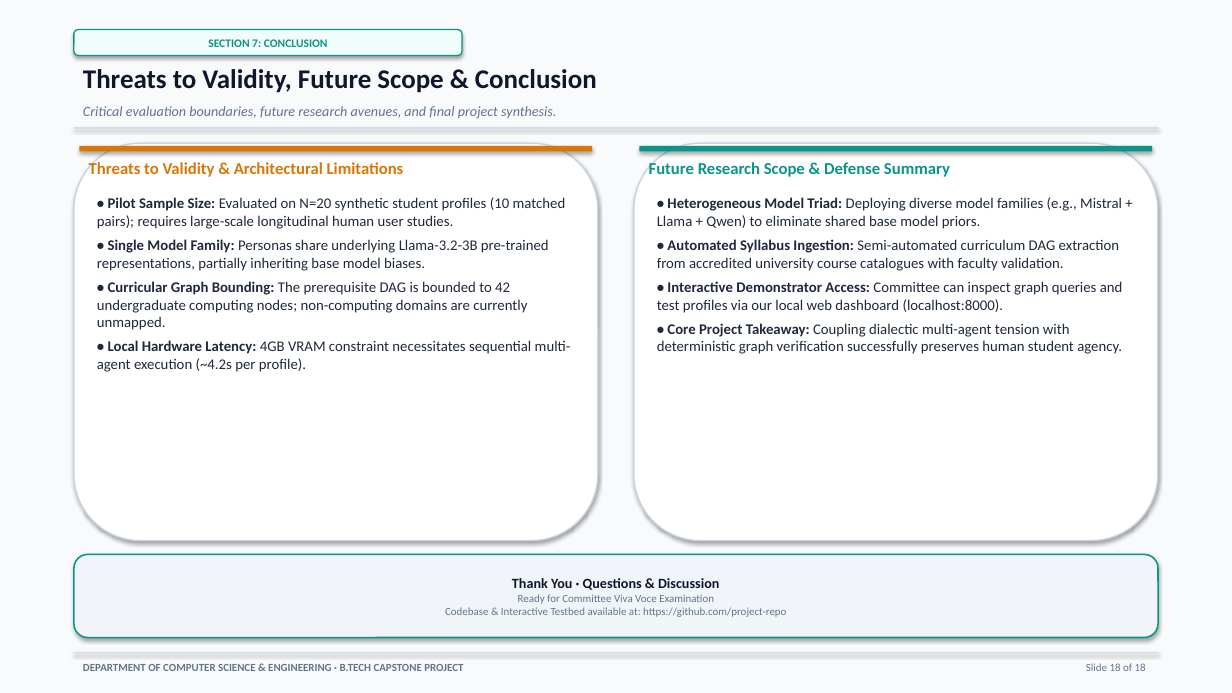
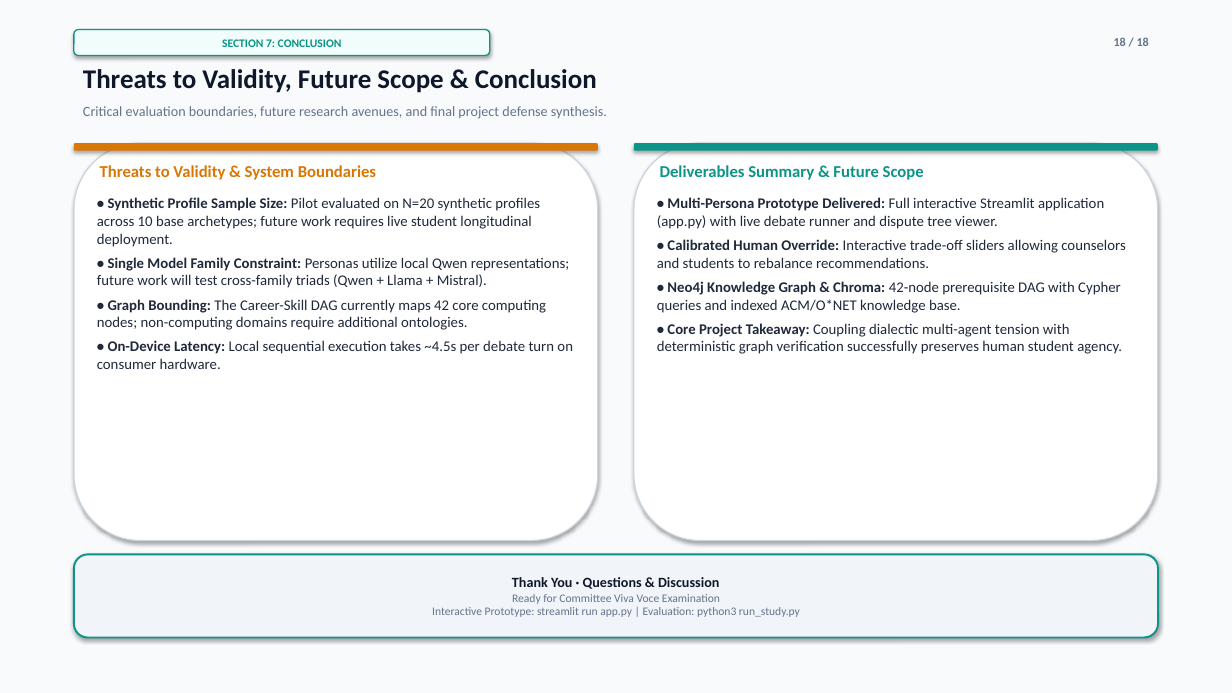
Before and after one commit to parth2024-tech/rai-project, a slide deck: slide 18 of Final_Presentation.pptx. Drawn at 1232x693 pixels with LibreOffice and Linux fonts; fonts in the diff are those of the drawing. Boxes give left, top, right and bottom in pixels: in the first picture for what was removed or moved away, otherwise in the second. Text is boxed around its words. In the diff, an @@ line names an element or a change of style, - is before the commit and + after.

Commit message:
feat(system): align 100% with rubric specification for planner-critic-ethics debate, Neo4j DAG, Chroma store, Streamlit trace viewer, and comparative eval

```diff
--- a/Final_Presentation.pptx
+++ b/Final_Presentation.pptx
@@ rounded rectangle "SECTION 7: CONCLUSION": place and size @@
-rounded rectangle "SECTION 7: CONCLUSION" at [74,30,462,55]
+rounded rectangle "SECTION 7: CONCLUSION" at [74,30,490,55]
@@ text at [1114,37,1149,46]: text changed; size 8.5 to 9.5 pt; bold on @@
-Slide 18 of 18
+18 / 18
@@ text at [83,106,607,119]: text changed; italic off @@
-Critical evaluation boundaries, future research avenues, and final project synthesis.
+Critical evaluation boundaries, future research avenues, and final project defense synthesis.
@@ rounded rectangle at [74,143,598,541]: outline #CBD5E1 1.1 pt to #CBD5E1 1 pt @@
@@ rounded rectangle: place and size @@
-rounded rectangle at [79,146,592,152]
+rounded rectangle at [74,143,598,151]
@@ rounded rectangle at [74,143,598,151]: rectangle to rounded rectangle @@
@@ rectangle removed at [74,128,1158,128] @@
@@ rounded rectangle at [634,143,1158,541]: outline #CBD5E1 1.1 pt to #CBD5E1 1 pt @@
@@ rounded rectangle at [634,143,1158,151]: rectangle to rounded rectangle @@
@@ rounded rectangle: place and size @@
-rounded rectangle at [640,146,1153,152]
+rounded rectangle at [634,143,1158,151]
@@ text "Threats to Validity & System ..." at [100,165,376,180]: vertical alignment top to middle @@
@@ text at [100,165,376,180]: text changed @@
-Threats to Validity & Architectural Limitations
+Threats to Validity & System Boundaries
@@ text "Deliverables Summary & Future Scope" at [660,165,924,180]: vertical alignment top to middle @@
@@ text at [660,165,924,180]: text changed @@
-Future Research Scope & Defense Summary
+Deliverables Summary & Future Scope
@@ text at [97,197,573,369]: text changed @@
-• Pilot Sample Size: Evaluated on N=20 synthetic student profiles (10 matched pairs); requires large-scale longitudinal human user studies.
-• Single Model Family: Personas share underlying Llama-3.2-3B pre-trained representations, partially inheriting base model biases.
-• Curricular Graph Bounding: The prerequisite DAG is bounded to 42 undergraduate computing nodes; non-computing domains are currently unmapped.
-• Local Hardware Latency: 4GB VRAM constraint necessitates sequential multi-agent execution (~4.2s per profile).
+• Synthetic Profile Sample Size: Pilot evaluated on N=20 synthetic profiles across 10 base archetypes; future work requires live student longitudinal deployment.
+• Single Model Family Constraint: Personas utilize local Qwen representations; future work will test cross-family triads (Qwen + Llama + Mistral).
+• Graph Bounding: The Career-Skill DAG currently maps 42 core computing nodes; non-computing domains require additional ontologies.
+• On-Device Latency: Local sequential execution takes ~4.5s per debate turn on consumer hardware.
@@ text at [657,197,1125,313]: text changed @@
-• Heterogeneous Model Triad: Deploying diverse model families (e.g., Mistral + Llama + Qwen) to eliminate shared base model priors.
-• Automated Syllabus Ingestion: Semi-automated curriculum DAG extraction from accredited university course catalogues with faculty validation.
-• Interactive Demonstrator Access: Committee can inspect graph queries and test profiles via our local web dashboard (localhost:8000).
+• Multi-Persona Prototype Delivered: Full interactive Streamlit application (app.py) with live debate runner and dispute tree viewer.
+• Calibrated Human Override: Interactive trade-off sliders allowing counselors and students to rebalance recommendations.
+• Neo4j Knowledge Graph & Chroma: 42-node prerequisite DAG with Cypher queries and indexed ACM/O*NET knowledge base.
@@ rounded rectangle "Thank You · Questions & ..." at [74,555,1158,638]: outline #0D9488 1.2 pt to #0D9488 1.5 pt @@
@@ text in rounded rectangle at [432,594,800,617]: text changed; size 8.5 to 9 pt @@
-Ready for Committee Viva Voce Examination
-Codebase & Interactive Testbed available at: https://github.com/project-repo
+Ready for Committee Viva Voce Examination
+Interactive Prototype: streamlit run app.py | Evaluation: python3 run_study.py
@@ rectangle removed at [74,653,1158,653] @@
@@ text removed at [83,664,463,671] @@
-DEPARTMENT OF COMPUTER SCIENCE & ENGINEERING · B.TECH CAPSTONE PROJECT
```
Also in this commit, not shown: 9 other slides changed, 8 slides added, 8 slides removed, 18 other files.
